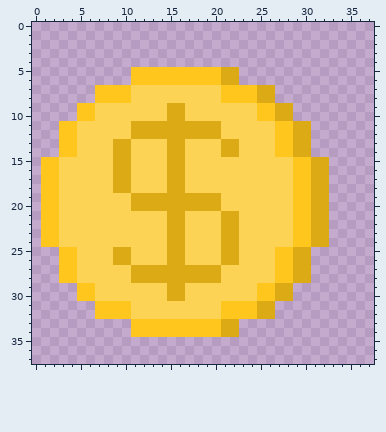
Pixel-art sprite -- sprites/images/spr_funds_0.png. The picture above is the old version.
The file is 38x38 pixels. Pixels under 10% opacity are left out. Colours within 5 levels of each other are drawn and written as one. The old version is drawn lined up with the new one.
Now the later version:
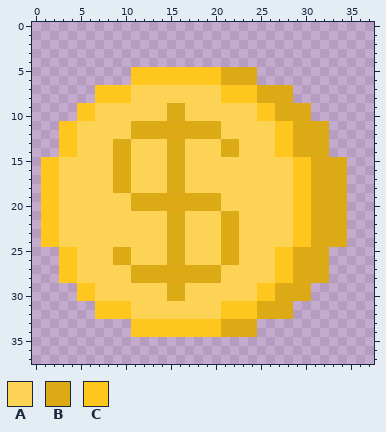
Palette (. is transparent): A #fdd356  B #dbaa15  C #ffc71e
Edits made:
whole drawing moved by -3,+1 (the old picture is shown already moved)
Colour B now appears in rows 5 to 6 at x 23 to 24; in rows 7 to 8 at x 27 to 28; in rows 9 to 10 at x 29 to 30; in rows 11 to 14 at x 31 to 32; in rows 15 to 24 at x 33 to 34; in rows 25 to 28 at x 31 to 32.
Colour B now appears in rows 29 to 30 at x 29 to 30; in rows 31 to 32 at x 27 to 28; in rows 33 to 34 at x 23 to 24.
